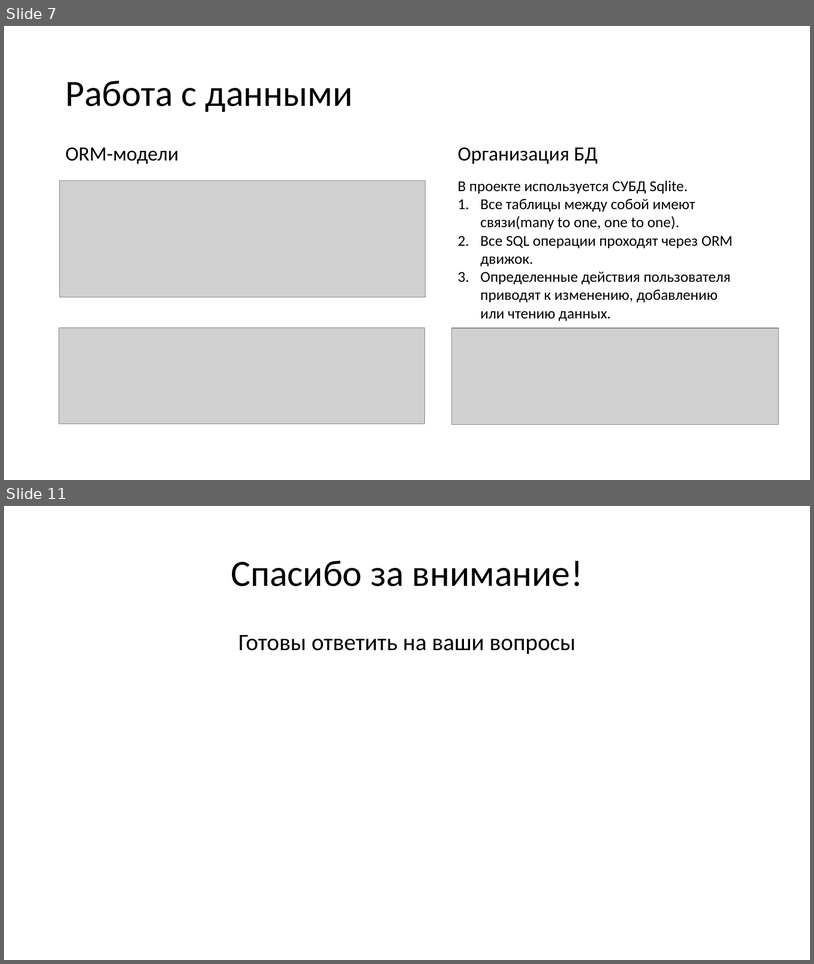
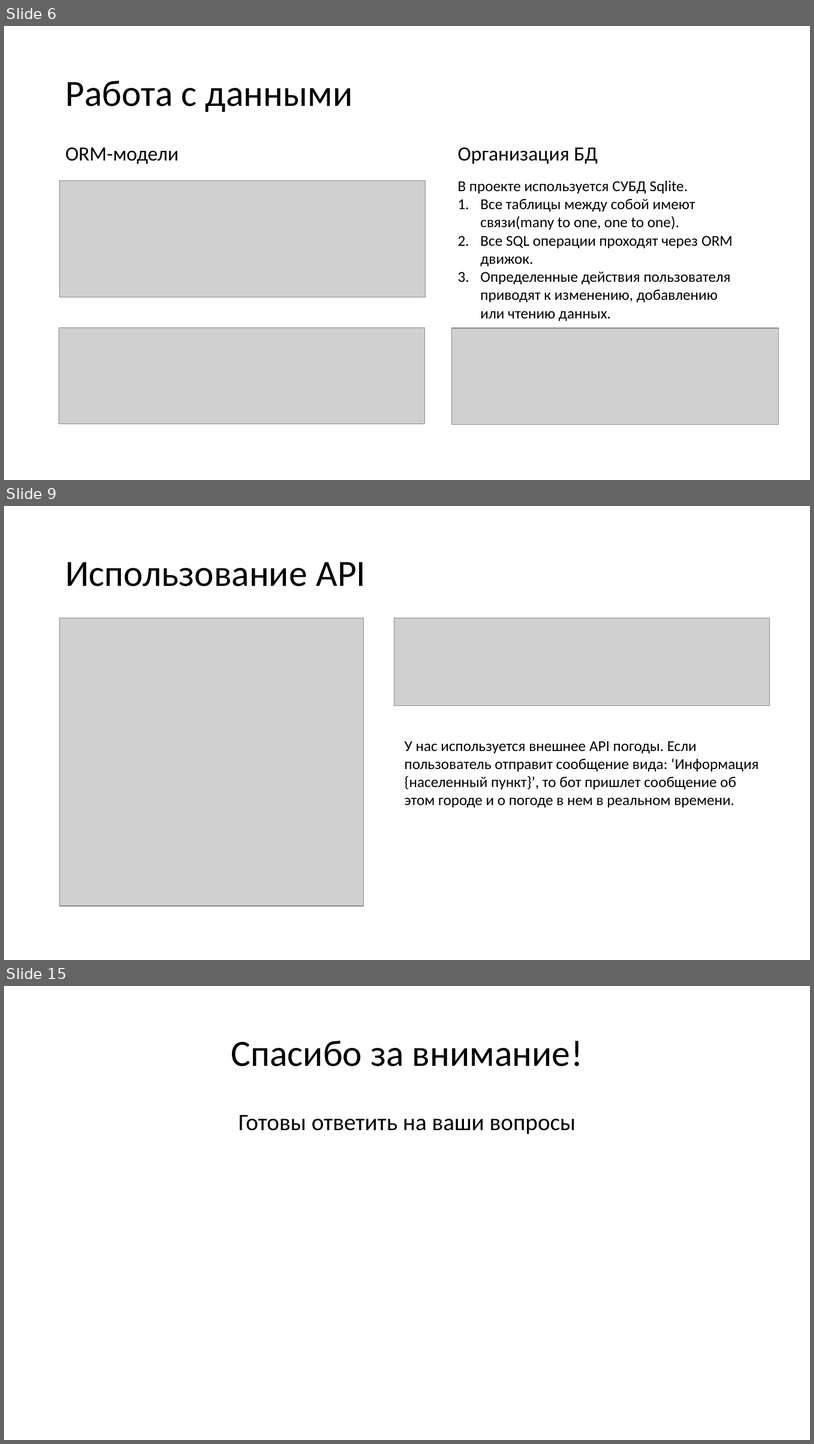
Before and after one commit to andrey3304/The_greatest_project_of_our_time, a slide deck: materials/Presentation.pptx. Shown one above the other, each under a label of ours: slides 7 and 11 before the commit, slides 6, 9 and 15 after it; the slides between them are not shown. The pictures are 814x964 and 814x1444 pixels, drawn with LibreOffice and Linux fonts; fonts in the diff are those of the drawing; grey boxes stand for pictures. Boxes give left, top, right and bottom in pixels: in the first picture for what was removed or moved away, otherwise in the second. Text is boxed around its words. In the diff, an @@ line names an element or a change of style, - is before the commit and + after.

```diff
--- a/materials/Presentation.pptx
+++ b/materials/Presentation.pptx
@@ slide 9 added at (4,506,810,960), background #FFFFFF @@
@@ title added at (65,562,366,586), 44 pt, text #000000 @@
+Использование API
@@ picture added at (60,618,364,906) @@
@@ picture added at (394,618,770,706) @@
@@ text added at (405,741,759,807), 18 pt, text #000000 @@
+У нас используется внешнее API погоды. Если пользователь отправит сообщение вида: ‘Информация {населенный пункт}’, то бот пришлет сообщение об этом городе и о погоде в нем в реальном времени.
@@ what was slide 7 is now slide 6 @@
@@ what was slide 11 is now slide 15 @@
```
Also in this commit, not shown: 4 slides changed, 7 other slides added, 4 slides removed, 1 other file.
